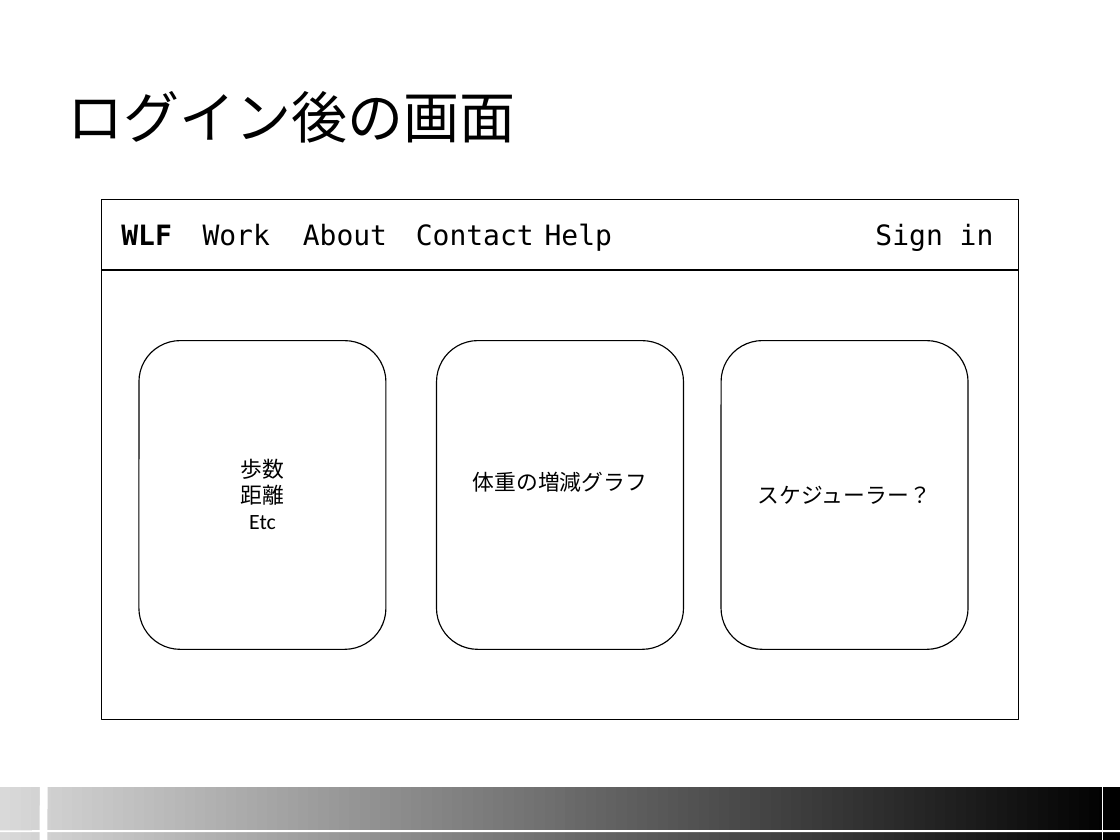
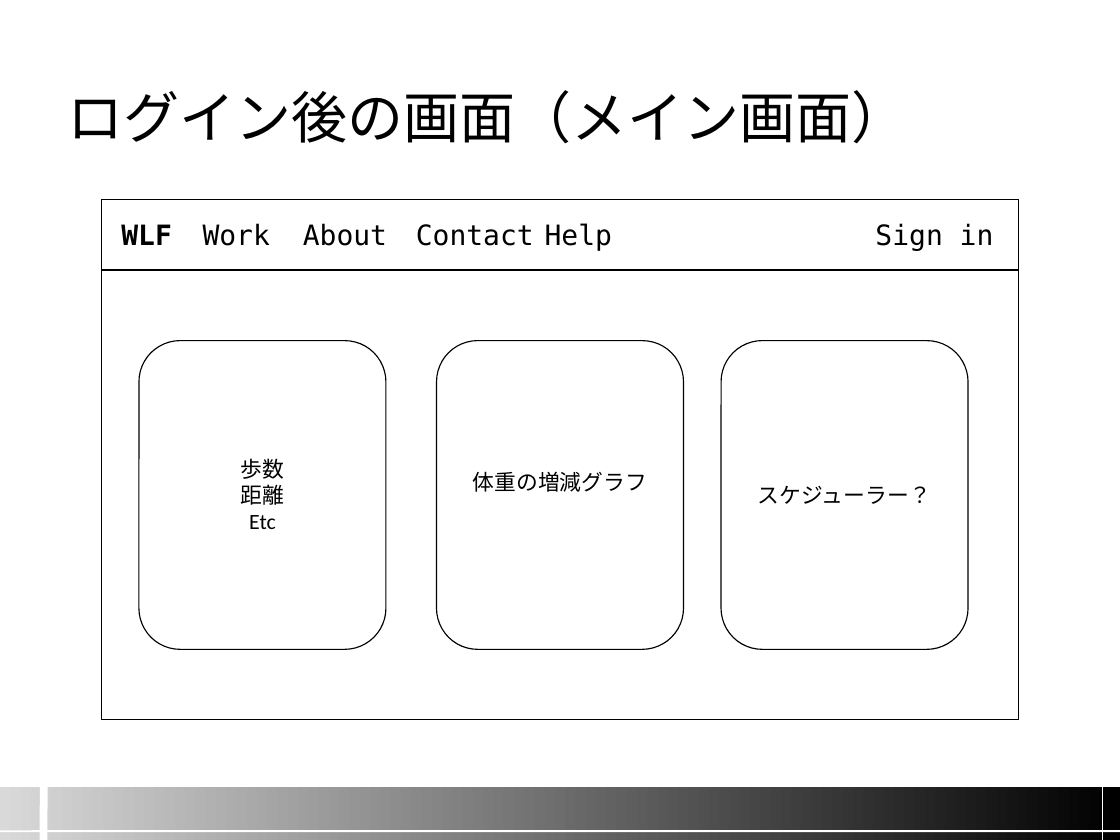
Before and after one commit to namazu510/team-a, a slide deck: slide 3 of design/04.画面設計.pptx. Drawn at 1120x840 pixels with LibreOffice and Linux fonts; fonts in the diff are those of the drawing; background and template pictures are left out. Boxes give left, top, right and bottom in pixels: in the first picture for what was removed or moved away, otherwise in the second. Text is boxed around its words. In the diff, an @@ line names an element or a change of style, - is before the commit and + after.

Commit message:
modify 画面設計
分かりづらいところ修正

```diff
--- a/design/04.画面設計.pptx
+++ b/design/04.画面設計.pptx
@@ title at <box>67,90,907,143</box>: text changed @@
-ログイン後の画面
+ログイン後の画面（メイン画面）
```
Also in this commit, not shown: 1 other slide changed.
